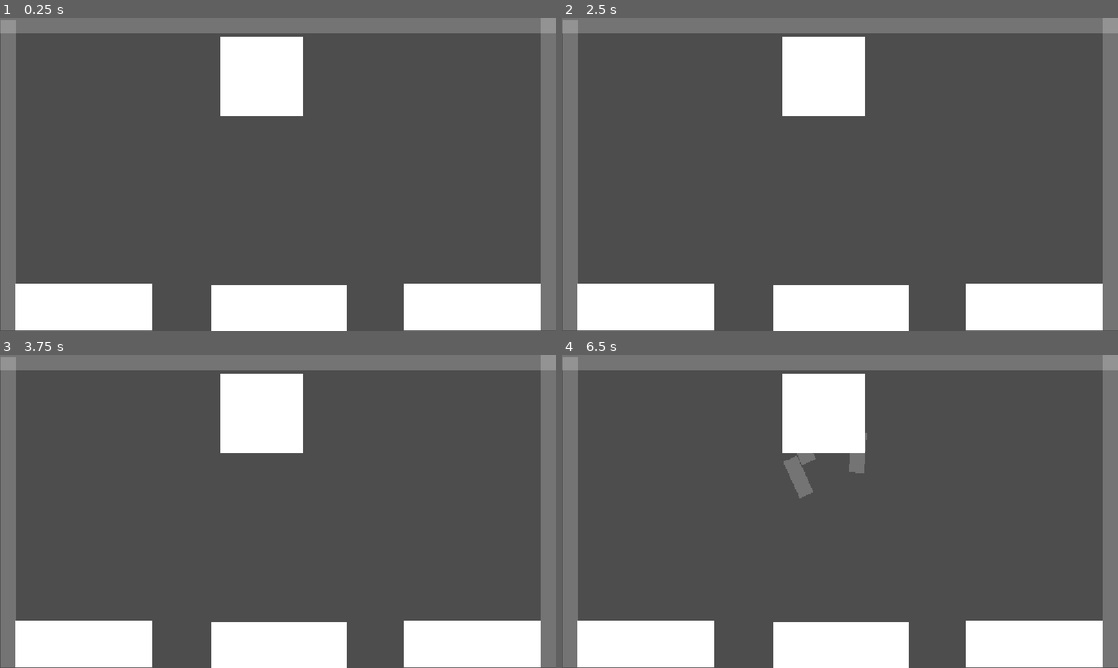
Above: before the commit, frames 1-4 (two rows, left to right).
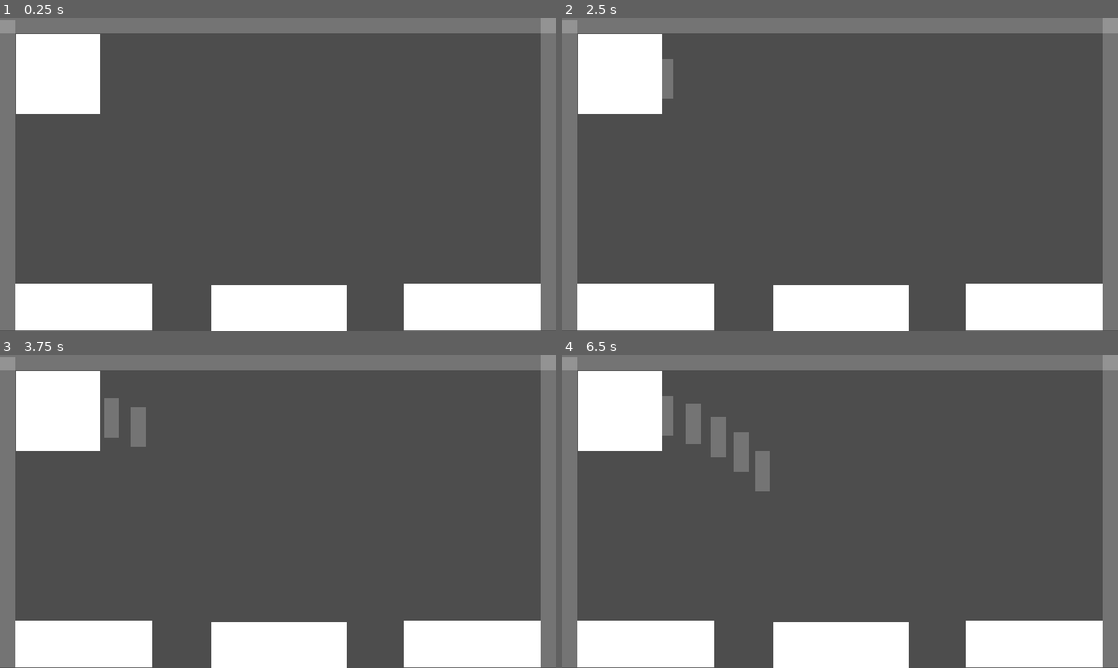
Above: after the commit, the same moments.

Repository: ThePT5/GodotTest
Game: Godot game, scene res://MainGame.tscn
The game is run twice, just before and just after one commit, with the same random seed, the same clock (stepped at 60 frames per second) and the same inputs.
Inputs (mouse positions are in pixels of both pictures, inside the frame that each line leads up to):
- Up to frame 1 (0.25 s): no input
- Up to frame 2 (2.5 s): tap Enter at 0.5 s; move the mouse to (962, 158) at 0.52 s; click (962, 158) at 0.6 s; move the mouse to (728, 190) at 1.27 s; click (728, 190) at 1.35 s; move the mouse to (895, 105) at 2.02 s; click (895, 105) at 2.1 s
- Up to frame 3 (3.75 s): tap Space at 2.75 s; move the mouse to (250, 574) at 2.77 s; click (250, 574) at 2.85 s; move the mouse to (444, 558) at 3.52 s; click (444, 558) at 3.6 s
- Up to frame 4 (6.5 s): move the mouse to (673, 464) at 4.27 s; click (673, 464) at 4.35 s; move the mouse to (867, 511) at 5.02 s; click (867, 511) at 5.1 s; move the mouse to (756, 433) at 5.77 s; click (756, 433) at 5.85 s

The runs differ from the first frame. In frame 1, 7.9% of the frame differs, in the area x 0-55%, y 0-100%; in frame 2, 8.1%; in frame 3, 8.5%; in frame 4, 10%.
Error before the commit: Invalid call. Nonexistent function 'get_trashType' in base 'StaticBody2D'. (res://Sorter.gd:6)
Error after the commit: Cannot call method 'connect' on a null value. (res://GameManager.gd:6)

Commit message:
Added more physics

Diff:
--- a/test/GameManager.gd
+++ b/test/GameManager.gd
@@ -1,3 +1,9 @@
 extends Node
 
 var points : int
+
+func _ready() -> void:
+	$Sorter.connect("gameManager", incrementPoint)
+
+func incrementPoint() -> void:
+	print("Hi")
--- a/test/MainGame.tscn
+++ b/test/MainGame.tscn
@@ -1,11 +1,13 @@
 [gd_scene format=3 uid="uid://ka3tftgviqni"]
 
+[ext_resource type="Script" uid="uid://bjn35dqxjevw7" path="res://GameManager.gd" id="1_8qpgq"]
 [ext_resource type="PackedScene" uid="uid://3roum3ix5mcc" path="res://Sorter.tscn" id="2_e3m3f"]
 [ext_resource type="PackedScene" uid="uid://d03x6q3jt0smt" path="res://Spawner.tscn" id="3_bqqt8"]
 [ext_resource type="PackedScene" uid="uid://ba4p6yvvyx5cw" path="res://PlayerManager.tscn" id="4_bqqt8"]
 [ext_resource type="PackedScene" uid="uid://iemml48s3ouv" path="res://Wall.tscn" id="5_8qpgq"]
 
 [node name="Node2D" type="Node2D" unique_id=1183547318]
+script = ExtResource("1_8qpgq")
 
 [node name="Node2D" parent="." unique_id=445860404 instance=ExtResource("2_e3m3f")]
 position = Vector2(32, 537)
@@ -16,7 +18,7 @@
 trashType = 1
 
 [node name="MeshInstance2D" parent="." unique_id=1500222833 instance=ExtResource("3_bqqt8")]
-position = Vector2(542, 121)
+position = Vector2(119.99999, 116)
 
 [node name="PlayerManager" parent="." unique_id=50518118 instance=ExtResource("4_bqqt8")]
 position = Vector2(157, 689)
@@ -30,7 +32,7 @@
 scale = Vector2(1, 7.782735)
 
 [node name="StaticBody2D2" parent="." unique_id=1267288444 instance=ExtResource("5_8qpgq")]
-position = Vector2(17, 325)
+position = Vector2(16, 325)
 scale = Vector2(1, 7.7440042)
 
 [node name="StaticBody2D3" parent="." unique_id=881291433 instance=ExtResource("5_8qpgq")]
--- a/test/Sorter.gd
+++ b/test/Sorter.gd
@@ -1,10 +1,14 @@
 extends Area2D
 
 @export_enum("rec", "nonRec") var trashType
+signal gameManager
 
 func _on_body_shape_entered(body_rid: RID, body: Node2D, body_shape_index: int, local_shape_index: int) -> void:
-	if body.get_trashType() == trashType :
+	if body is not Trash:
+		print
+	elif body.get_trashType() == trashType and body is Trash :
 		print("Yes")
+		emit_signal("gameManager", )
 	else :
 		print("No")
 	body.queue_free()
--- a/test/player_manager.gd
+++ b/test/player_manager.gd
@@ -15,6 +15,7 @@
 	elif Input.is_action_just_released("LEFT_MOUSE_BUTTON"):
 		leftMouseButtonState = false
 		selectedObject.setReleased(true)
+
 func _on_body_entered(body: Node2D) -> void:
 	if leftMouseButtonState == false and body is Trash:
 		selectedObject = body
--- a/test/trash.gd
+++ b/test/trash.gd
@@ -2,6 +2,7 @@
 extends RigidBody2D
 
 var released = true
+var start = true
 
 ## This is the class for Trash
 
@@ -12,9 +13,15 @@
 		trashType = 0
 	elif randomNumber == 2:
 		trashType = 1
+
 func _integrate_forces(state: PhysicsDirectBodyState2D) -> void:
+	if start:
+		state.linear_velocity = Vector2(70, 0)
+		start = false
+
 	if released != true:
 		state.transform.origin = get_viewport().get_mouse_position()
+		state.linear_velocity = Input.get_last_mouse_velocity()
 
 func setReleased(v) -> void:
 	released = v
